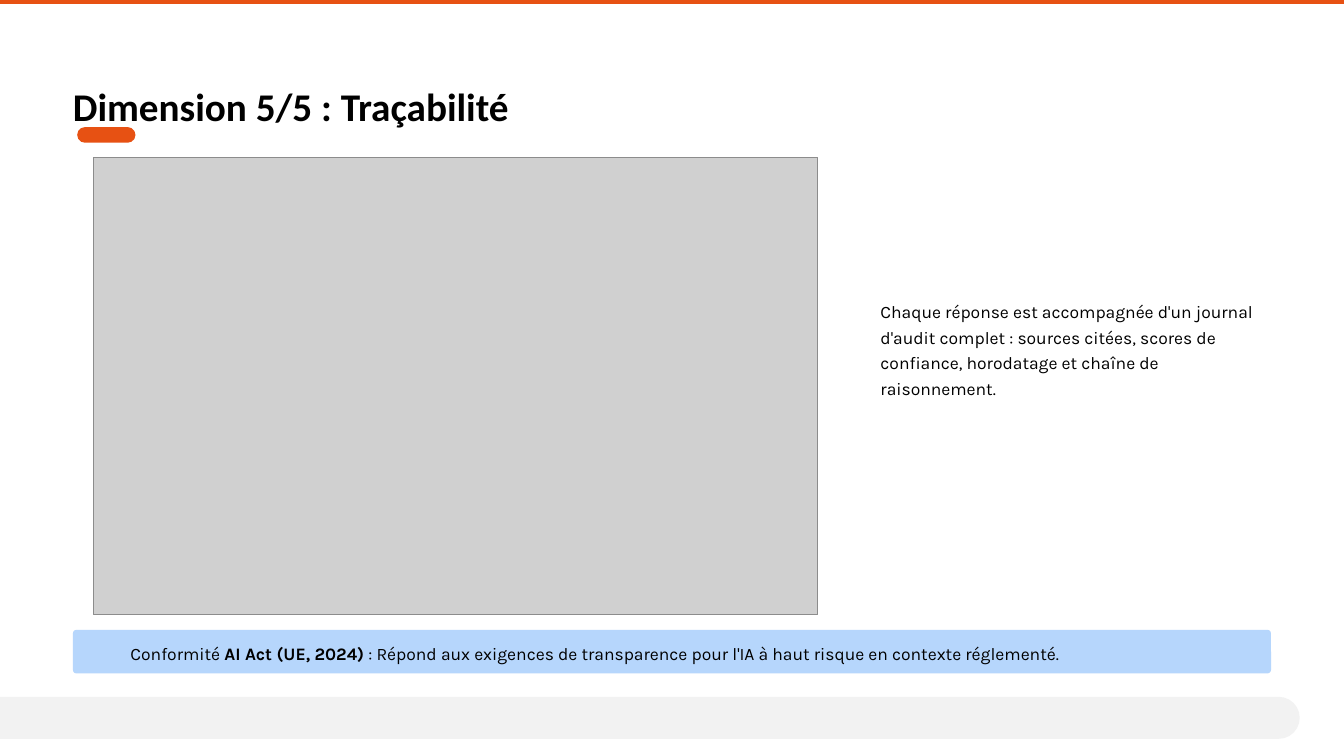
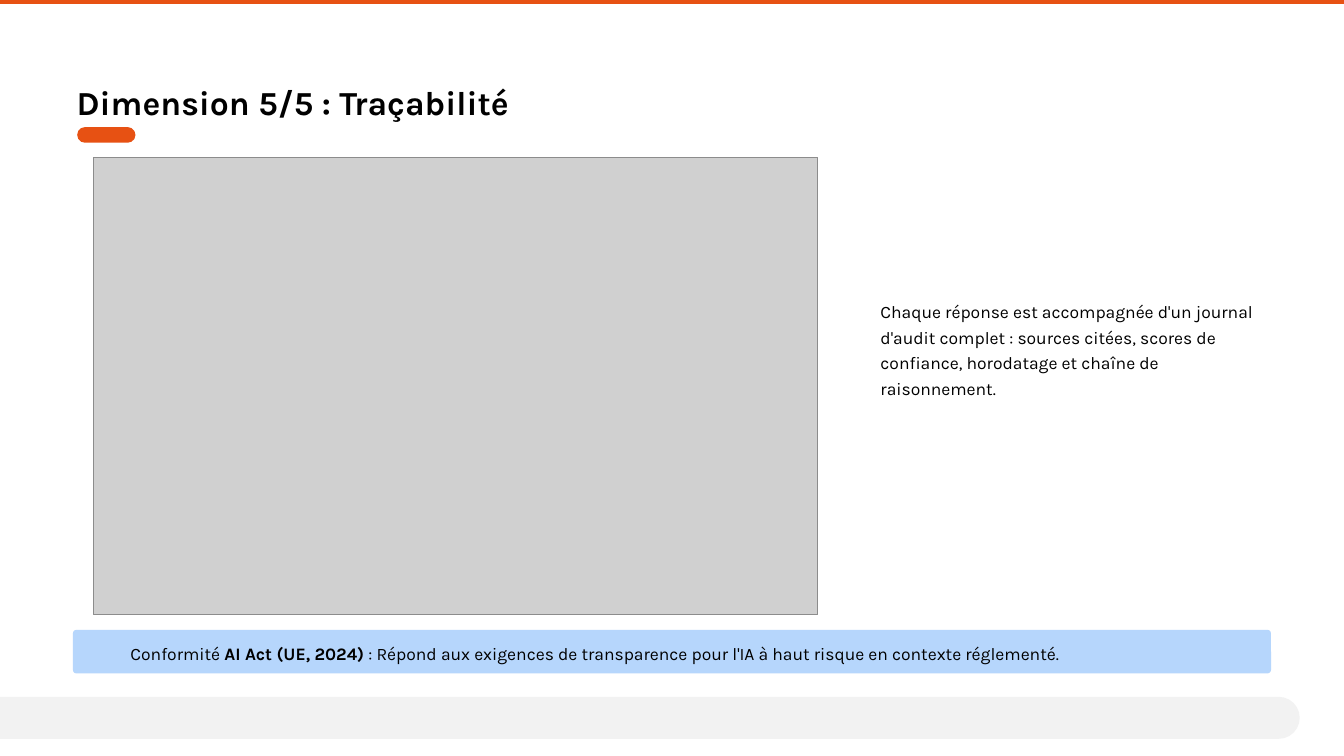
Before and after one commit to AurelienLELEU/memoire, a slide deck: slide 11 of Évaluer la cohérence et la fiabilité d'un système RAG en contexte industriel critique.pptx. Drawn at 1344x756 pixels with LibreOffice and Linux fonts; fonts in the diff are those of the drawing; grey boxes stand for pictures; background and template pictures are left out. Boxes give left, top, right and bottom in pixels: in the first picture for what was removed or moved away, otherwise in the second. Text is boxed around its words. In the diff, an @@ line names an element or a change of style, - is before the commit and + after.

```diff
--- a/Évaluer la cohérence et la fiabilité d'un système RAG en contexte industriel critique.pptx
+++ b/Évaluer la cohérence et la fiabilité d'un système RAG en contexte industriel critique.pptx
@@ text "Dimension 5/5 : Traçabilité" at box(77, 89, 508, 122): size 28 to 24 pt, font Calibri to Karla @@
```
Also in this commit, not shown: 12 other slides changed.
